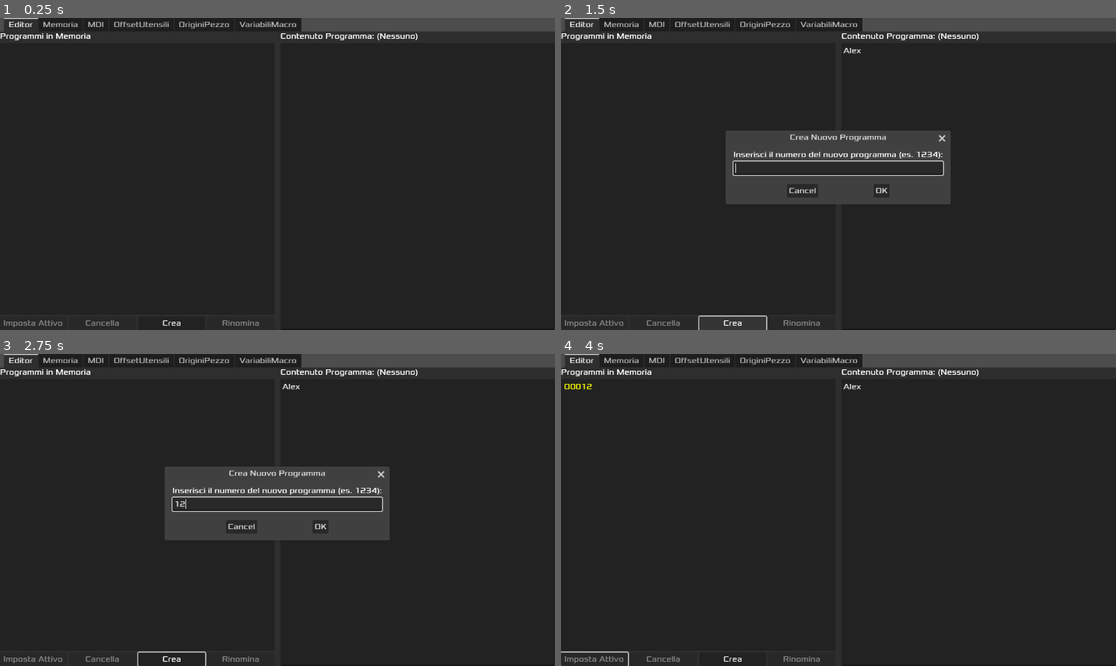
Above: before the commit, frames 1-4 (two rows, left to right).
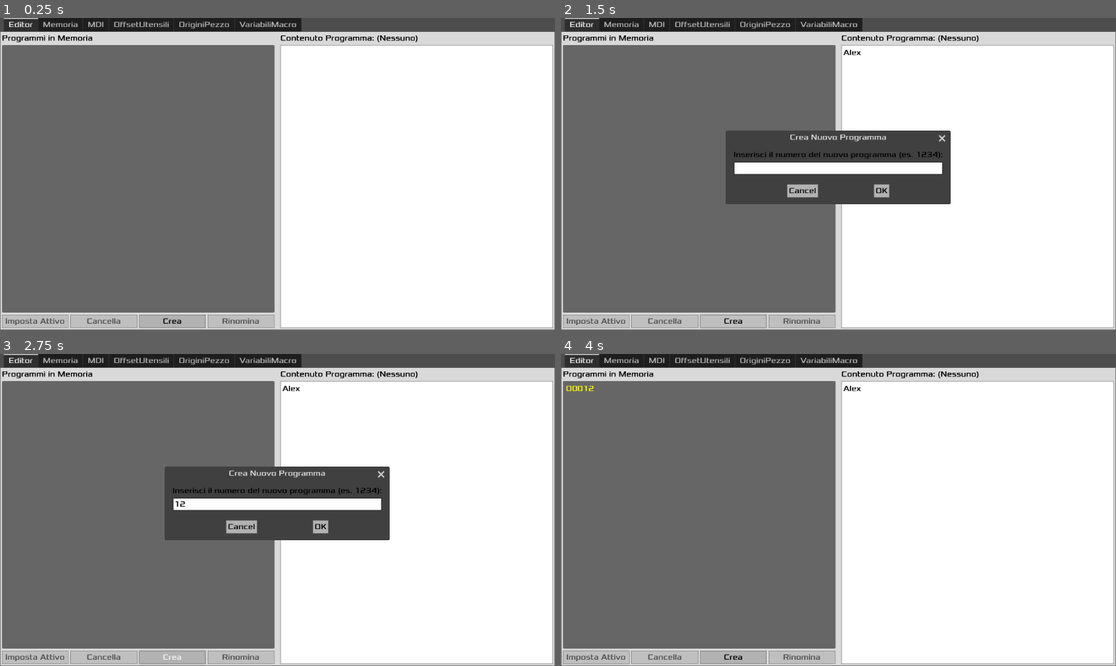
Above: after the commit, the same moments.

Repository: FiguraCinque/CNC-SIM
Game: Godot game, scene res://CNC_Interface.tscn
The game is run twice, just before and just after one commit, with the same random seed, the same clock (stepped at 60 frames per second) and the same inputs.
Inputs (mouse positions are in pixels of both pictures, inside the frame that each line leads up to):
- Up to frame 1 (0.25 s): no input
- Up to frame 2 (1.5 s): click (977, 186) at 0.52 s; type "Alex" at 0.6 s; click "Crea" at 1.25 s
- Up to frame 3 (2.75 s): click (277, 503) at 2.02 s; type "12" at 2.1 s
- Up to frame 4 (4 s): click "OK" at 2.75 s; click "Imposta Attivo" at 3.5 s

The runs differ from the first frame. In frame 1, 96% of the frame differs, in the area x 0-100%, y 4-100%; in frame 2, 88%; in frame 3, 88%; in frame 4, 96%.

Commit message:
Chiesto l'interventi di Claude SONNET

Diff:
--- a/Script Generativi/SceneGenerator.gd
+++ b/Script Generativi/SceneGenerator.gd
@@ -2,7 +2,9 @@
 # SCRIPT PER USO SINGOLO (TOOL SCRIPT)
 # Eseguire questo script dall'editor di Godot (Click destro -> Run)
 # per generare programmaticamente la scena dell'interfaccia CNC.
-@tool
+
+#@tool
+
 extends EditorScript
 
 func _run() -> void:
--- a/Script Generativi/generate_ui_nodes.gd
+++ b/Script Generativi/generate_ui_nodes.gd
@@ -1,6 +1,8 @@
 # generate_ui_nodes.gd
 # SCRIPT @tool USA E GETTA - Esegui dall'editor, poi elimina
+
 #@tool
+
 extends EditorScript
 
 func _run() -> void:
--- /dev/null
+++ b/Script Secondari/my_dark_theme_editor.tres
@@ -0,0 +1,9 @@
+[gd_resource type="Resource" script_class="CustomThemeEditor" load_steps=3 format=3 uid="uid://dbt5e0aiudaag"]
+
+[ext_resource type="Theme" uid="uid://cxyclyjh4bwkk" path="res://Varie/GIU_theme_1.tres" id="1_lck75"]
+[ext_resource type="Script" uid="uid://lidhrfixhgah" path="res://Script Secondari/custom_theme_editor.gd" id="1_pk5b8"]
+
+[resource]
+script = ExtResource("1_pk5b8")
+base_theme = ExtResource("1_lck75")
+metadata/_custom_type_script = "uid://lidhrfixhgah"
--- a/Varie/GIU_theme_1.tres
+++ b/Varie/GIU_theme_1.tres
@@ -1,6 +1,478 @@
-[gd_resource type="Theme" load_steps=2 format=3 uid="uid://cxyclyjh4bwkk"]
+[gd_resource type="Theme" load_steps=36 format=3 uid="uid://cxyclyjh4bwkk"]
 
 [ext_resource type="FontFile" path="res://fonts/xolonium/Xolonium.tres" id="1_isnsk"]
+
+[sub_resource type="StyleBoxFlat" id="StyleBoxFlat_g0m03"]
+content_margin_left = 4.0
+content_margin_top = 4.0
+content_margin_right = 4.0
+content_margin_bottom = 4.0
+bg_color = Color(0.75, 0.75, 0.75, 1)
+border_width_left = 1
+border_width_top = 1
+border_width_right = 1
+border_width_bottom = 1
+border_color = Color(0.5, 0.5, 0.5, 1)
+
+[sub_resource type="StyleBoxFlat" id="StyleBoxFlat_5pkvq"]
+content_margin_left = 4.0
+content_margin_top = 4.0
+content_margin_right = 4.0
+content_margin_bottom = 4.0
+bg_color = Color(0.75, 0.75, 0.75, 1)
+border_width_left = 1
+border_width_top = 1
+border_width_right = 1
+border_width_bottom = 1
+border_color = Color(0.4, 0.4, 0.4, 1)
+
+[sub_resource type="StyleBoxFlat" id="StyleBoxFlat_1m2m8"]
+content_margin_left = 4.0
+content_margin_top = 4.0
+content_margin_right = 4.0
+content_margin_bottom = 4.0
+bg_color = Color(0.7, 0.7, 0.7, 1)
+border_width_left = 1
+border_width_top = 1
+border_width_right = 1
+border_width_bottom = 1
+border_color = Color(0.4, 0.4, 0.4, 1)
+
+[sub_resource type="StyleBoxFlat" id="StyleBoxFlat_3gv2o"]
+content_margin_left = 4.0
+content_margin_top = 4.0
+content_margin_right = 4.0
+content_margin_bottom = 4.0
+border_width_left = 2
+border_width_top = 2
+border_width_right = 2
+border_width_bottom = 2
+border_color = Color(0.4, 0.4, 0.4, 1)
+
+[sub_resource type="StyleBoxFlat" id="StyleBoxFlat_5yqan"]
+content_margin_left = 4.0
+content_margin_top = 4.0
+content_margin_right = 4.0
+content_margin_bottom = 4.0
+bg_color = Color(0.75, 0.75, 0.75, 1)
+border_width_left = 1
+border_width_top = 1
+border_width_right = 1
+border_width_bottom = 1
+border_color = Color(0.5, 0.5, 0.5, 1)
+
+[sub_resource type="StyleBoxFlat" id="StyleBoxFlat_cyq2r"]
+content_margin_left = 4.0
+content_margin_top = 4.0
+content_margin_right = 4.0
+content_margin_bottom = 4.0
+bg_color = Color(0.75, 0.75, 0.75, 1)
+border_width_left = 1
+border_width_top = 1
+border_width_right = 1
+border_width_bottom = 1
+border_color = Color(0.4, 0.4, 0.4, 1)
+
+[sub_resource type="StyleBoxFlat" id="StyleBoxFlat_fgx1k"]
+content_margin_left = 4.0
+content_margin_top = 4.0
+content_margin_right = 4.0
+content_margin_bottom = 4.0
+bg_color = Color(0.7, 0.7, 0.7, 1)
+border_width_left = 1
+border_width_top = 1
+border_width_right = 1
+border_width_bottom = 1
+border_color = Color(0.4, 0.4, 0.4, 1)
+
+[sub_resource type="StyleBoxFlat" id="StyleBoxFlat_1unxo"]
+content_margin_left = 4.0
+content_margin_top = 4.0
+content_margin_right = 4.0
+content_margin_bottom = 4.0
+border_width_left = 2
+border_width_top = 2
+border_width_right = 2
+border_width_bottom = 2
+border_color = Color(0.4, 0.4, 0.4, 1)
+
+[sub_resource type="StyleBoxFlat" id="StyleBoxFlat_flrih"]
+content_margin_left = 4.0
+content_margin_top = 4.0
+content_margin_right = 4.0
+content_margin_bottom = 4.0
+bg_color = Color(0.75, 0.75, 0.75, 1)
+border_width_left = 1
+border_width_top = 1
+border_width_right = 1
+border_width_bottom = 1
+border_color = Color(0.5, 0.5, 0.5, 1)
+
+[sub_resource type="StyleBoxFlat" id="StyleBoxFlat_kpege"]
+content_margin_left = 4.0
+content_margin_top = 4.0
+content_margin_right = 4.0
+content_margin_bottom = 4.0
+bg_color = Color(0.75, 0.75, 0.75, 1)
+border_width_left = 1
+border_width_top = 1
+border_width_right = 1
+border_width_bottom = 1
+border_color = Color(0.4, 0.4, 0.4, 1)
+
+[sub_resource type="StyleBoxFlat" id="StyleBoxFlat_w5b7j"]
+content_margin_left = 4.0
+content_margin_top = 4.0
+content_margin_right = 4.0
+content_margin_bottom = 4.0
+bg_color = Color(0.7, 0.7, 0.7, 1)
+border_width_left = 1
+border_width_top = 1
+border_width_right = 1
+border_width_bottom = 1
+border_color = Color(0.4, 0.4, 0.4, 1)
+
+[sub_resource type="StyleBoxFlat" id="StyleBoxFlat_wq17s"]
+content_margin_left = 4.0
+content_margin_top = 4.0
+content_margin_right = 4.0
+content_margin_bottom = 4.0
+border_width_left = 2
+border_width_top = 2
+border_width_right = 2
+border_width_bottom = 2
+border_color = Color(0.4, 0.4, 0.4, 1)
+
+[sub_resource type="StyleBoxFlat" id="StyleBoxFlat_1acnh"]
+bg_color = Color(0.95, 0.95, 0.95, 1)
+border_width_left = 1
+border_width_top = 1
+border_width_right = 1
+border_width_bottom = 1
+border_color = Color(0.4, 0.4, 0.4, 1)
+
+[sub_resource type="StyleBoxFlat" id="StyleBoxFlat_ewpnn"]
+
+[sub_resource type="StyleBoxFlat" id="StyleBoxFlat_e0mfp"]
+bg_color = Color(0.75, 0.75, 0.75, 1)
+border_width_left = 1
+border_width_top = 1
+border_width_right = 1
+border_width_bottom = 1
+border_color = Color(0.4, 0.4, 0.4, 1)
+
+[sub_resource type="StyleBoxFlat" id="StyleBoxFlat_15lfb"]
+content_margin_left = 4.0
+content_margin_top = 4.0
+content_margin_right = 4.0
+content_margin_bottom = 4.0
+bg_color = Color(1, 1, 1, 1)
+border_width_left = 2
+border_width_top = 2
+border_width_right = 2
+border_width_bottom = 2
+border_color = Color(0.2, 0.2, 0.2, 1)
+
+[sub_resource type="StyleBoxFlat" id="StyleBoxFlat_rxkq2"]
+content_margin_left = 4.0
+content_margin_top = 4.0
+content_margin_right = 4.0
+content_margin_bottom = 4.0
+bg_color = Color(1, 1, 1, 1)
+border_width_left = 1
+border_width_top = 1
+border_width_right = 1
+border_width_bottom = 1
+border_color = Color(0.4, 0.4, 0.4, 1)
+
+[sub_resource type="StyleBoxFlat" id="StyleBoxFlat_bfe4v"]
+bg_color = Color(0.75, 0.75, 0.75, 1)
+
+[sub_resource type="StyleBoxFlat" id="StyleBoxFlat_mp3n2"]
+content_margin_left = 2.0
+content_margin_top = 2.0
+content_margin_right = 2.0
+content_margin_bottom = 2.0
+bg_color = Color(0.8, 0.8, 0.8, 1)
+border_width_left = 1
+border_width_top = 1
+border_width_right = 1
+border_width_bottom = 1
+border_color = Color(0.4, 0.4, 0.4, 1)
+
+[sub_resource type="StyleBoxFlat" id="StyleBoxFlat_v8j5l"]
+content_margin_left = 4.0
+content_margin_top = 4.0
+content_margin_right = 4.0
+content_margin_bottom = 4.0
+bg_color = Color(0.75, 0.75, 0.75, 1)
+border_width_left = 1
+border_width_top = 1
+border_width_right = 1
+border_width_bottom = 1
+border_color = Color(0.5, 0.5, 0.5, 1)
+
+[sub_resource type="StyleBoxFlat" id="StyleBoxFlat_mv370"]
+content_margin_left = 4.0
+content_margin_top = 4.0
+content_margin_right = 4.0
+content_margin_bottom = 4.0
+bg_color = Color(0.75, 0.75, 0.75, 1)
+border_width_left = 1
+border_width_top = 1
+border_width_right = 1
+border_width_bottom = 1
+border_color = Color(0.4, 0.4, 0.4, 1)
+
+[sub_resource type="StyleBoxFlat" id="StyleBoxFlat_v1c00"]
+content_margin_left = 4.0
+content_margin_top = 4.0
+content_margin_right = 4.0
+content_margin_bottom = 4.0
+bg_color = Color(0.7, 0.7, 0.7, 1)
+border_width_left = 1
+border_width_top = 1
+border_width_right = 1
+border_width_bottom = 1
+border_color = Color(0.4, 0.4, 0.4, 1)
+
+[sub_resource type="StyleBoxFlat" id="StyleBoxFlat_lqjn0"]
+content_margin_left = 4.0
+content_margin_top = 4.0
+content_margin_right = 4.0
+content_margin_bottom = 4.0
+border_width_left = 2
+border_width_top = 2
+border_width_right = 2
+border_width_bottom = 2
+border_color = Color(0.4, 0.4, 0.4, 1)
+
+[sub_resource type="StyleBoxFlat" id="StyleBoxFlat_ci1xv"]
+content_margin_left = 4.0
+content_margin_top = 4.0
+content_margin_right = 4.0
+content_margin_bottom = 4.0
+bg_color = Color(0.85, 0.85, 0.85, 1)
+border_width_left = 1
+border_width_top = 1
+border_width_right = 1
+border_width_bottom = 1
+border_color = Color(0.4, 0.4, 0.4, 1)
+
+[sub_resource type="StyleBoxFlat" id="StyleBoxFlat_qyqiq"]
+bg_color = Color(0.75, 0.75, 0.75, 1)
+
+[sub_resource type="StyleBoxFlat" id="StyleBoxFlat_4s7ru"]
+content_margin_left = 2.0
+content_margin_top = 2.0
+content_margin_right = 2.0
+content_margin_bottom = 2.0
+bg_color = Color(0.8, 0.8, 0.8, 1)
+border_width_left = 1
+border_width_top = 1
+border_width_right = 1
+border_width_bottom = 1
+border_color = Color(0.4, 0.4, 0.4, 1)
+
+[sub_resource type="StyleBoxFlat" id="StyleBoxFlat_qspmp"]
+content_margin_left = 4.0
+content_margin_top = 4.0
+content_margin_right = 4.0
+content_margin_bottom = 4.0
+bg_color = Color(1, 1, 1, 1)
+border_width_left = 2
+border_width_top = 2
+border_width_right = 2
+border_width_bottom = 2
+border_color = Color(0.2, 0.2, 0.2, 1)
+
+[sub_resource type="StyleBoxFlat" id="StyleBoxFlat_qys61"]
+content_margin_left = 4.0
+content_margin_top = 4.0
+content_margin_right = 4.0
+content_margin_bottom = 4.0
+bg_color = Color(1, 1, 1, 1)
+border_width_left = 1
+border_width_top = 1
+border_width_right = 1
+border_width_bottom = 1
+border_color = Color(0.4, 0.4, 0.4, 1)
+
+[sub_resource type="StyleBoxFlat" id="StyleBoxFlat_3n0cr"]
+content_margin_left = 4.0
+content_margin_top = 4.0
+content_margin_right = 4.0
+content_margin_bottom = 4.0
+bg_color = Color(0.85, 0.85, 0.85, 1)
+border_width_left = 1
+border_width_top = 1
+border_width_right = 1
+border_width_bottom = 1
+border_color = Color(0.4, 0.4, 0.4, 1)
+
+[sub_resource type="StyleBoxFlat" id="StyleBoxFlat_46ujr"]
+content_margin_left = 4.0
+content_margin_top = 4.0
+content_margin_right = 4.0
+content_margin_bottom = 4.0
+bg_color = Color(1, 1, 1, 1)
+border_width_left = 2
+border_width_top = 2
+border_width_right = 2
+border_width_bottom = 2
+border_color = Color(0.2, 0.2, 0.2, 1)
+
+[sub_resource type="StyleBoxFlat" id="StyleBoxFlat_l6ktm"]
+content_margin_left = 4.0
+content_margin_top = 4.0
+content_margin_right = 4.0
+content_margin_bottom = 4.0
+bg_color = Color(1, 1, 1, 1)
+border_width_left = 1
+border_width_top = 1
+border_width_right = 1
+border_width_bottom = 1
+border_color = Color(0.4, 0.4, 0.4, 1)
+
+[sub_resource type="StyleBoxFlat" id="StyleBoxFlat_y4cb2"]
+bg_color = Color(0.95, 0.95, 0.95, 1)
+border_width_left = 1
+border_width_top = 1
+border_width_right = 1
+border_width_bottom = 1
+border_color = Color(0.4, 0.4, 0.4, 1)
+
+[sub_resource type="StyleBoxFlat" id="StyleBoxFlat_nfubf"]
+
+[sub_resource type="StyleBoxFlat" id="StyleBoxFlat_q075k"]
+bg_color = Color(0.75, 0.75, 0.75, 1)
+border_width_left = 1
+border_width_top = 1
+border_width_right = 1
+border_width_bottom = 1
+border_color = Color(0.4, 0.4, 0.4, 1)
 
 [resource]
 default_font = ExtResource("1_isnsk")
+Button/colors/font_color = Color(0, 0, 0, 1)
+Button/colors/font_disabled_color = Color(0.3, 0.3, 0.3, 1)
+Button/colors/font_hover_color = Color(0, 0, 0, 1)
+Button/colors/font_pressed_color = Color(0, 0, 0, 1)
+Button/styles/disabled = SubResource("StyleBoxFlat_g0m03")
+Button/styles/hover = SubResource("StyleBoxFlat_5pkvq")
+Button/styles/normal = SubResource("StyleBoxFlat_1m2m8")
+Button/styles/pressed = SubResource("StyleBoxFlat_3gv2o")
+CheckBox/colors/font_color = Color(0, 0, 0, 1)
+CheckBox/colors/font_disabled_color = Color(0.3, 0.3, 0.3, 1)
+CheckBox/colors/font_hover_color = Color(0, 0, 0, 1)
+CheckBox/colors/font_pressed_color = Color(0, 0, 0, 1)
+CheckBox/styles/disabled = SubResource("StyleBoxFlat_5yqan")
+CheckBox/styles/hover = SubResource("StyleBoxFlat_cyq2r")
+CheckBox/styles/normal = SubResource("StyleBoxFlat_fgx1k")
+CheckBox/styles/pressed = SubResource("StyleBoxFlat_1unxo")
+CheckButton/colors/font_color = Color(0, 0, 0, 1)
+CheckButton/colors/font_disabled_color = Color(0.3, 0.3, 0.3, 1)
+CheckButton/colors/font_hover_color = Color(0, 0, 0, 1)
+CheckButton/colors/font_pressed_color = Color(0, 0, 0, 1)
+CheckButton/styles/disabled = SubResource("StyleBoxFlat_flrih")
+CheckButton/styles/hover = SubResource("StyleBoxFlat_kpege")
+CheckButton/styles/normal = SubResource("StyleBoxFlat_w5b7j")
+CheckButton/styles/pressed = SubResource("StyleBoxFlat_wq17s")
+HSlider/colors/font_color = Color(0, 0, 0, 1)
+HSlider/colors/font_disabled_color = Color(0.3, 0.3, 0.3, 1)
+HSlider/colors/font_hover_color = Color(0, 0, 0, 1)
+HSlider/colors/font_pressed_color = Color(0, 0, 0, 1)
+HSplitContainer/colors/font_color = Color(0, 0, 0, 1)
+HSplitContainer/colors/font_disabled_color = Color(0.3, 0.3, 0.3, 1)
+HSplitContainer/colors/font_hover_color = Color(0, 0, 0, 1)
+HSplitContainer/colors/font_pressed_color = Color(0, 0, 0, 1)
+ItemList/colors/font_color = Color(0, 0, 0, 1)
+ItemList/colors/font_disabled_color = Color(0.3, 0.3, 0.3, 1)
+ItemList/colors/font_hover_color = Color(0, 0, 0, 1)
+ItemList/colors/font_pressed_color = Color(0, 0, 0, 1)
+ItemList/colors/font_selected_color = Color(0, 0, 0, 1)
+ItemList/styles/bg = SubResource("StyleBoxFlat_1acnh")
+ItemList/styles/selected = SubResource("StyleBoxFlat_ewpnn")
+ItemList/styles/selected_focus = SubResource("StyleBoxFlat_e0mfp")
+Label/colors/font_color = Color(0, 0, 0, 1)
+Label/colors/font_disabled_color = Color(0.3, 0.3, 0.3, 1)
+Label/colors/font_hover_color = Color(0, 0, 0, 1)
+Label/colors/font_pressed_color = Color(0, 0, 0, 1)
+LineEdit/colors/font_color = Color(0, 0, 0, 1)
+LineEdit/colors/font_disabled_color = Color(0.3, 0.3, 0.3, 1)
+LineEdit/colors/font_hover_color = Color(0, 0, 0, 1)
+LineEdit/colors/font_pressed_color = Color(0, 0, 0, 1)
+LineEdit/colors/font_selected_color = Color(1, 1, 1, 1)
+LineEdit/colors/selection_color = Color(0.3, 0.3, 0.3, 1)
+LineEdit/styles/focus = SubResource("StyleBoxFlat_15lfb")
+LineEdit/styles/normal = SubResource("StyleBoxFlat_rxkq2")
+MenuBar/colors/font_color = Color(0, 0, 0, 1)
+MenuBar/colors/font_disabled_color = Color(0.3, 0.3, 0.3, 1)
+MenuBar/colors/font_hover_color = Color(0, 0, 0, 1)
+MenuBar/colors/font_pressed_color = Color(0, 0, 0, 1)
+MenuBar/styles/hover = SubResource("StyleBoxFlat_bfe4v")
+MenuBar/styles/panel = SubResource("StyleBoxFlat_mp3n2")
+OptionButton/colors/font_color = Color(0, 0, 0, 1)
+OptionButton/colors/font_disabled_color = Color(0.3, 0.3, 0.3, 1)
+OptionButton/colors/font_hover_color = Color(0, 0, 0, 1)
+OptionButton/colors/font_pressed_color = Color(0, 0, 0, 1)
+OptionButton/styles/disabled = SubResource("StyleBoxFlat_v8j5l")
+OptionButton/styles/hover = SubResource("StyleBoxFlat_mv370")
+OptionButton/styles/normal = SubResource("StyleBoxFlat_v1c00")
+OptionButton/styles/pressed = SubResource("StyleBoxFlat_lqjn0")
+Panel/colors/font_color = Color(0, 0, 0, 1)
+Panel/colors/font_disabled_color = Color(0.3, 0.3, 0.3, 1)
+Panel/colors/font_hover_color = Color(0, 0, 0, 1)
+Panel/colors/font_pressed_color = Color(0, 0, 0, 1)
+Panel/styles/panel = SubResource("StyleBoxFlat_ci1xv")
+PopupMenu/colors/font_color = Color(0, 0, 0, 1)
+PopupMenu/colors/font_disabled_color = Color(0.3, 0.3, 0.3, 1)
+PopupMenu/colors/font_hover_color = Color(0, 0, 0, 1)
+PopupMenu/colors/font_pressed_color = Color(0, 0, 0, 1)
+PopupMenu/styles/hover = SubResource("StyleBoxFlat_qyqiq")
+PopupMenu/styles/panel = SubResource("StyleBoxFlat_4s7ru")
+ProgressBar/colors/font_color = Color(0, 0, 0, 1)
+ProgressBar/colors/font_disabled_color = Color(0.3, 0.3, 0.3, 1)
+ProgressBar/colors/font_hover_color = Color(0, 0, 0, 1)
+ProgressBar/colors/font_pressed_color = Color(0, 0, 0, 1)
+SpinBox/colors/font_color = Color(0, 0, 0, 1)
+SpinBox/colors/font_disabled_color = Color(0.3, 0.3, 0.3, 1)
+SpinBox/colors/font_hover_color = Color(0, 0, 0, 1)
+SpinBox/colors/font_pressed_color = Color(0, 0, 0, 1)
+SpinBox/colors/font_selected_color = Color(1, 1, 1, 1)
+SpinBox/colors/selection_color = Color(0.3, 0.3, 0.3, 1)
+SpinBox/styles/focus = SubResource("StyleBoxFlat_qspmp")
+SpinBox/styles/normal = SubResource("StyleBoxFlat_qys61")
+TabContainer/colors/font_color = Color(0, 0, 0, 1)
+TabContainer/colors/font_disabled_color = Color(0.3, 0.3, 0.3, 1)
+TabContainer/colors/font_hover_color = Color(0, 0, 0, 1)
+TabContainer/colors/font_pressed_color = Color(0, 0, 0, 1)
+TabContainer/styles/panel = SubResource("StyleBoxFlat_3n0cr")
+TextEdit/colors/font_color = Color(0, 0, 0, 1)
+TextEdit/colors/font_disabled_color = Color(0.3, 0.3, 0.3, 1)
+TextEdit/colors/font_hover_color = Color(0, 0, 0, 1)
+TextEdit/colors/font_pressed_color = Color(0, 0, 0, 1)
+TextEdit/colors/font_selected_color = Color(1, 1, 1, 1)
+TextEdit/colors/selection_color = Color(0.3, 0.3, 0.3, 1)
+TextEdit/styles/focus = SubResource("StyleBoxFlat_46ujr")
+TextEdit/styles/normal = SubResource("StyleBoxFlat_l6ktm")
+Tree/colors/font_color = Color(0, 0, 0, 1)
+Tree/colors/font_disabled_color = Color(0.3, 0.3, 0.3, 1)
+Tree/colors/font_hover_color = Color(0, 0, 0, 1)
+Tree/colors/font_pressed_color = Color(0, 0, 0, 1)
+Tree/colors/font_selected_color = Color(0, 0, 0, 1)
+Tree/styles/bg = SubResource("StyleBoxFlat_y4cb2")
+Tree/styles/selected = SubResource("StyleBoxFlat_nfubf")
+Tree/styles/selected_focus = SubResource("StyleBoxFlat_q075k")
+VSlider/colors/font_color = Color(0, 0, 0, 1)
+VSlider/colors/font_disabled_color = Color(0.3, 0.3, 0.3, 1)
+VSlider/colors/font_hover_color = Color(0, 0, 0, 1)
+VSlider/colors/font_pressed_color = Color(0, 0, 0, 1)
+VSplitContainer/colors/font_color = Color(0, 0, 0, 1)
+VSplitContainer/colors/font_disabled_color = Color(0.3, 0.3, 0.3, 1)
+VSplitContainer/colors/font_hover_color = Color(0, 0, 0, 1)
+VSplitContainer/colors/font_pressed_color = Color(0, 0, 0, 1)
+WindowDialog/colors/font_color = Color(0, 0, 0, 1)
+WindowDialog/colors/font_disabled_color = Color(0.3, 0.3, 0.3, 1)
+WindowDialog/colors/font_hover_color = Color(0, 0, 0, 1)
+WindowDialog/colors/font_pressed_color = Color(0, 0, 0, 1)
--- /dev/null
+++ b/fanuc_theme_formatter.gd
@@ -0,0 +1,168 @@
+@tool
+extends EditorScript
+
+# Colori ispirati ai controlli numerici FANUC
+const FANUC_BG_COLOR = Color(0.8, 0.8, 0.8, 1.0)  # Grigio chiaro
+const FANUC_TEXT_COLOR = Color(0.0, 0.0, 0.0, 1.0)  # Nero
+const FANUC_BUTTON_BG = Color(0.7, 0.7, 0.7, 1.0)  # Grigio medio
+const FANUC_BUTTON_HOVER = Color(0.75, 0.75, 0.75, 1.0)  # Grigio leggermente più chiaro
+const FANUC_BUTTON_PRESSED = Color(0.6, 0.6, 0.6, 1.0)  # Grigio più scuro
+const FANUC_PANEL_BG = Color(0.85, 0.85, 0.85, 1.0)  # Grigio molto chiaro per pannelli
+const FANUC_BORDER_COLOR = Color(0.4, 0.4, 0.4, 1.0)  # Grigio scuro per bordi
+
+func _run():
+	# Carica o crea il theme
+	var theme_path = "res://Varie/GIU_theme_1.tres"  # MODIFICA QUESTO PERCORSO
+	var theme: Theme
+
+	if ResourceLoader.exists(theme_path):
+		theme = load(theme_path)
+		print("Theme caricato da: ", theme_path)
+	else:
+		theme = Theme.new()
+		print("Creato nuovo theme")
+
+	# Applica i colori FANUC a tutti i controlli comuni
+	apply_fanuc_colors(theme)
+
+	# Salva il theme
+	var err = ResourceSaver.save(theme, theme_path)
+	if err == OK:
+		print("Theme salvato con successo in: ", theme_path)
+	else:
+		print("Errore nel salvare il theme: ", err)
+
+func apply_fanuc_colors(theme: Theme):
+	# Lista dei tipi di controllo da modificare
+	var control_types = [
+		"Button", "Label", "LineEdit", "TextEdit", "Panel",
+		"TabContainer", "Tree", "ItemList", "OptionButton",
+		"CheckBox", "CheckButton", "MenuBar", "PopupMenu",
+		"ProgressBar", "SpinBox", "HSlider", "VSlider",
+		"HSplitContainer", "VSplitContainer", "WindowDialog"
+	]
+
+	for control_type in control_types:
+		apply_colors_to_control(theme, control_type)
+
+	print("Colori FANUC applicati a tutti i controlli")
+
+func apply_colors_to_control(theme: Theme, control_type: String):
+	# Colori di base
+	theme.set_color("font_color", control_type, FANUC_TEXT_COLOR)
+	theme.set_color("font_hover_color", control_type, FANUC_TEXT_COLOR)
+	theme.set_color("font_pressed_color", control_type, FANUC_TEXT_COLOR)
+	theme.set_color("font_disabled_color", control_type, Color(0.3, 0.3, 0.3, 1.0))
+
+	# Colori di sfondo specifici per tipo
+	match control_type:
+		"Button", "OptionButton", "CheckBox", "CheckButton":
+			create_button_styleboxes(theme, control_type)
+
+		"LineEdit", "TextEdit", "SpinBox":
+			create_input_styleboxes(theme, control_type)
+
+		"Panel", "TabContainer":
+			create_panel_styleboxes(theme, control_type)
+
+		"Tree", "ItemList":
+			create_list_styleboxes(theme, control_type)
+			theme.set_color("font_selected_color", control_type, FANUC_TEXT_COLOR)
+
+		"PopupMenu", "MenuBar":
+			create_menu_styleboxes(theme, control_type)
+
+func create_button_styleboxes(theme: Theme, control_type: String):
+	# Stile normale
+	var normal = StyleBoxFlat.new()
+	normal.bg_color = FANUC_BUTTON_BG
+	normal.border_color = FANUC_BORDER_COLOR
+	normal.set_border_width_all(1)
+	normal.set_content_margin_all(4)
+	theme.set_stylebox("normal", control_type, normal)
+
+	# Stile hover
+	var hover = StyleBoxFlat.new()
+	hover.bg_color = FANUC_BUTTON_HOVER
+	hover.border_color = FANUC_BORDER_COLOR
+	hover.set_border_width_all(1)
+	hover.set_content_margin_all(4)
+	theme.set_stylebox("hover", control_type, hover)
+
+	# Stile pressed
+	var pressed = StyleBoxFlat.new()
+	pressed.bg_color = FANUC_BUTTON_PRESSED
+	pressed.border_color = FANUC_BORDER_COLOR
+	pressed.set_border_width_all(2)
+	pressed.set_content_margin_all(4)
+	theme.set_stylebox("pressed", control_type, pressed)
+
+	# Stile disabled
+	var disabled = StyleBoxFlat.new()
+	disabled.bg_color = Color(0.75, 0.75, 0.75, 1.0)
+	disabled.border_color = Color(0.5, 0.5, 0.5, 1.0)
+	disabled.set_border_width_all(1)
+	disabled.set_content_margin_all(4)
+	theme.set_stylebox("disabled", control_type, disabled)
+
+func create_input_styleboxes(theme: Theme, control_type: String):
+	# Stile normale
+	var normal = StyleBoxFlat.new()
+	normal.bg_color = Color(1.0, 1.0, 1.0, 1.0)  # Bianco per input
+	normal.border_color = FANUC_BORDER_COLOR
+	normal.set_border_width_all(1)
+	normal.set_content_margin_all(4)
+	theme.set_stylebox("normal", control_type, normal)
+
+	# Stile focus
+	var focus = StyleBoxFlat.new()
+	focus.bg_color = Color(1.0, 1.0, 1.0, 1.0)
+	focus.border_color = Color(0.2, 0.2, 0.2, 1.0)
+	focus.set_border_width_all(2)
+	focus.set_content_margin_all(4)
+	theme.set_stylebox("focus", control_type, focus)
+
+	# Colore del testo per input
+	theme.set_color("font_color", control_type, FANUC_TEXT_COLOR)
+	theme.set_color("font_selected_color", control_type, Color(1.0, 1.0, 1.0, 1.0))
+	theme.set_color("selection_color", control_type, Color(0.3, 0.3, 0.3, 1.0))
+
+func create_panel_styleboxes(theme: Theme, control_type: String):
+	var panel_style = StyleBoxFlat.new()
+	panel_style.bg_color = FANUC_PANEL_BG
+	panel_style.border_color = FANUC_BORDER_COLOR
+	panel_style.set_border_width_all(1)
+	panel_style.set_content_margin_all(4)
+	theme.set_stylebox("panel", control_type, panel_style)
+
+func create_list_styleboxes(theme: Theme, control_type: String):
+	# Sfondo principale
+	var bg = StyleBoxFlat.new()
+	bg.bg_color = Color(0.95, 0.95, 0.95, 1.0)
+	bg.border_color = FANUC_BORDER_COLOR
+	bg.set_border_width_all(1)
+	theme.set_stylebox("bg", control_type, bg)
+
+	# Item selezionato
+	var selected = StyleBoxFlat.new()
+	selected.bg_color = FANUC_BUTTON_PRESSED
+	theme.set_stylebox("selected", control_type, selected)
+
+	# Item con focus
+	var selected_focus = StyleBoxFlat.new()
+	selected_focus.bg_color = FANUC_BUTTON_HOVER
+	selected_focus.border_color = FANUC_BORDER_COLOR
+	selected_focus.set_border_width_all(1)
+	theme.set_stylebox("selected_focus", control_type, selected_focus)
+
+func create_menu_styleboxes(theme: Theme, control_type: String):
+	var panel = StyleBoxFlat.new()
+	panel.bg_color = FANUC_BG_COLOR
+	panel.border_color = FANUC_BORDER_COLOR
+	panel.set_border_width_all(1)
+	panel.set_content_margin_all(2)
+	theme.set_stylebox("panel", control_type, panel)
+
+	var hover_style = StyleBoxFlat.new()
+	hover_style.bg_color = FANUC_BUTTON_HOVER
+	theme.set_stylebox("hover", control_type, hover_style)
Renamed: Script Generativi/custom_theme_editor.gd -> Script Secondari/custom_theme_editor.gd
Renamed: Script Generativi/custom_theme_editor.gd.uid -> Script Secondari/custom_theme_editor.gd.uid
Not shown, added: fanuc_theme_formatter.gd.uid
